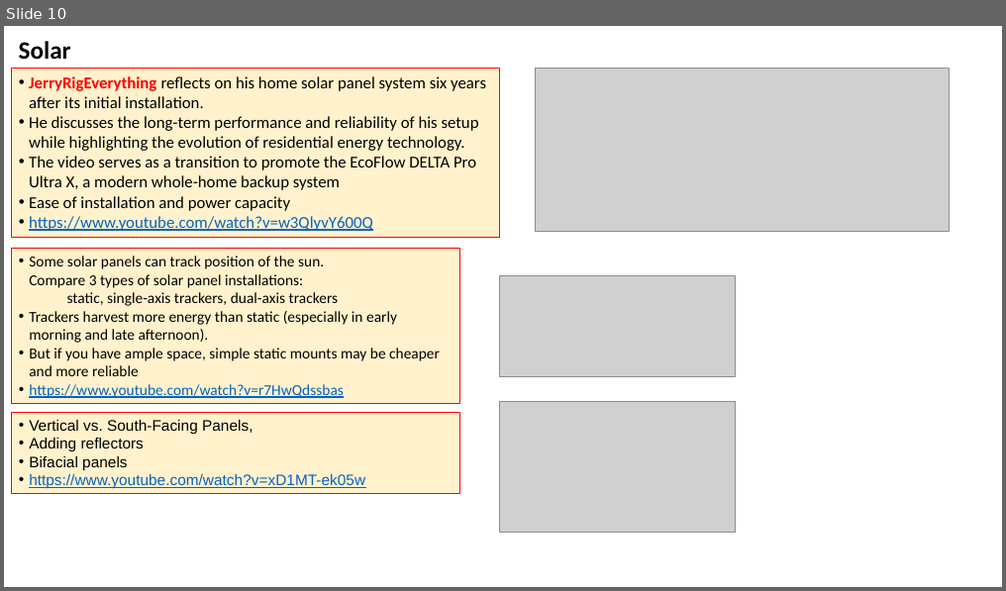
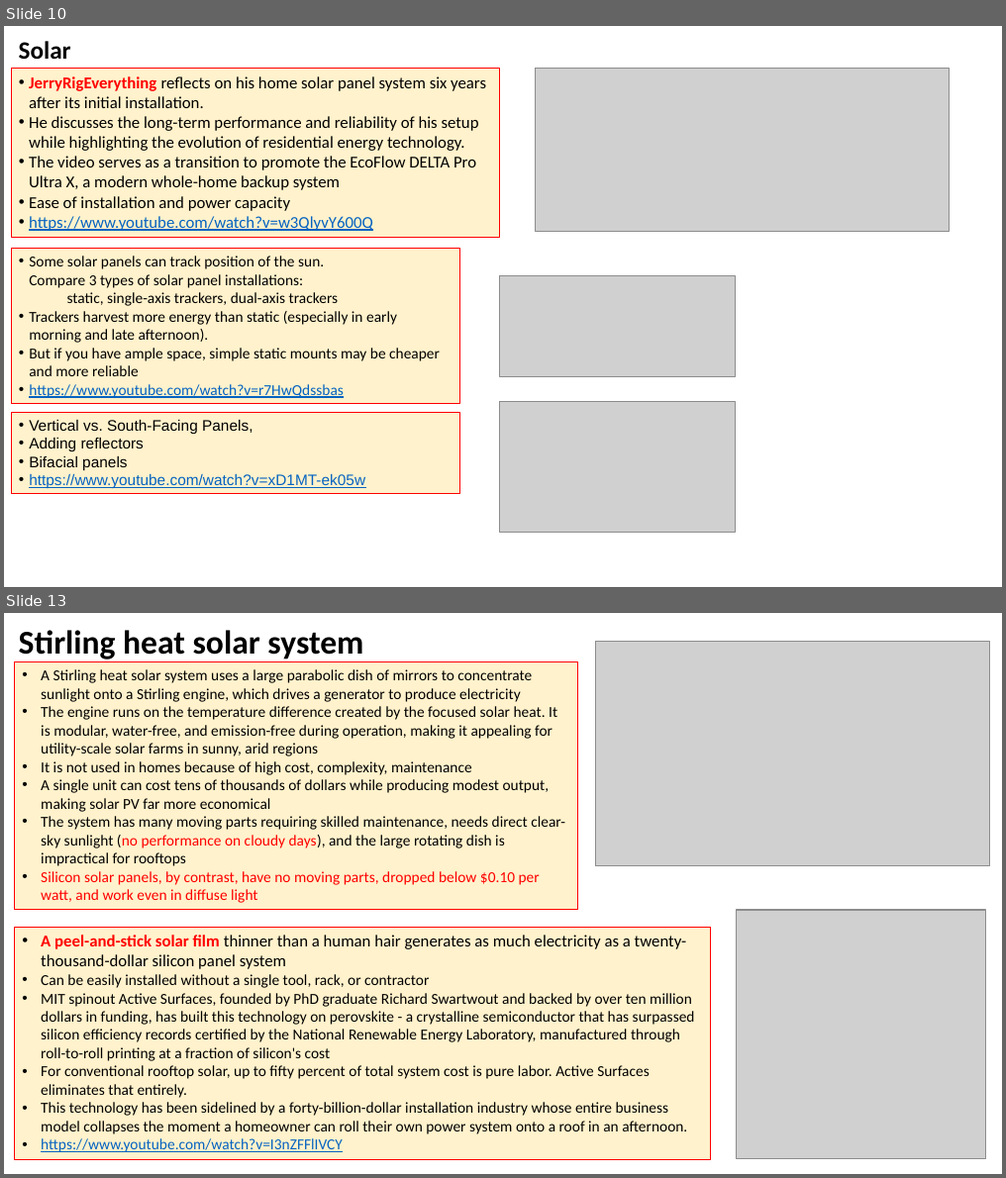
Before and after one commit to lselector/misc_farm, a slide deck: solar.pptx. Shown one above the other, each under a label of ours: slide 10 before the commit, slides 10 and 13 after it; the slides between them are not shown. The pictures are 1006x591 and 1006x1178 pixels, drawn with LibreOffice and Linux fonts; fonts in the diff are those of the drawing; grey boxes stand for pictures. Boxes give left, top, right and bottom in pixels: in the first picture for what was removed or moved away, otherwise in the second. Text is boxed around its words. In the diff, an @@ line names an element or a change of style, - is before the commit and + after.

```diff
--- a/solar.pptx
+++ b/solar.pptx
@@ slide 13 added at [4,613,1002,1174], background #FFFFFF @@
@@ text added at [19,630,363,663], 24 pt, text #000000, bold @@
+Stirling heat solar system
@@ picture added at [596,641,990,865] @@
@@ rectangle added at [15,662,578,909], fill #FFF2CC, outline #FF0000 0.56 pt, 11 pt, text #000000 @@
+• A Stirling heat solar system uses a large parabolic dish of mirrors to concentrate sunlight onto a Stirling engine, which drives a generator to produce electricity
+• The engine runs on the temperature difference created by the focused solar heat. It is modular, water-free, and emission-free during operation, making it appealing for utility-scale solar farms in sunny, arid regions
+• It is not used in homes because of high cost, complexity, maintenance
+• A single unit can cost tens of thousands of dollars while producing modest output, making solar PV far more economical
+• The system has many moving parts requiring skilled maintenance, needs direct clear-sky sunlight (no performance on cloudy days), and the large rotating dish is impractical for rooftops
+• Silicon solar panels, by contrast, have no moving parts, dropped below $0.10 per watt, and work even in diffuse light
@@ rectangle added at [15,928,712,1159], fill #FFF2CC, outline #FF0000 0.56 pt, 11 pt, text #000000 @@
+• A peel-and-stick solar film thinner than a human hair generates as much electricity as a twenty-thousand-dollar silicon panel system
+• Can be easily installed without a single tool, rack, or contractor
+• MIT spinout Active Surfaces, founded by PhD graduate Richard Swartwout and backed by over ten million dollars in funding, has built this technology on perovskite - a crystalline semiconductor that has surpassed silicon efficiency records certified by the National Renewable Energy Laboratory, manufactured through roll-to-roll printing at a fraction of silicon's cost
+• For conventional rooftop solar, up to fifty percent of total system cost is pure labor. Active Surfaces eliminates that entirely.
+• This technology has been sidelined by a forty-billion-dollar installation industry whose entire business model collapses the moment a homeowner can roll their own power system onto a roof in an afternoon.
+• https://www.youtube.com/watch?v=I3nZFFlIVCY
@@ picture added at [737,910,986,1159] @@
```
Also in this commit, not shown: 2 slides changed, 2 other slides added, 1 other file.
